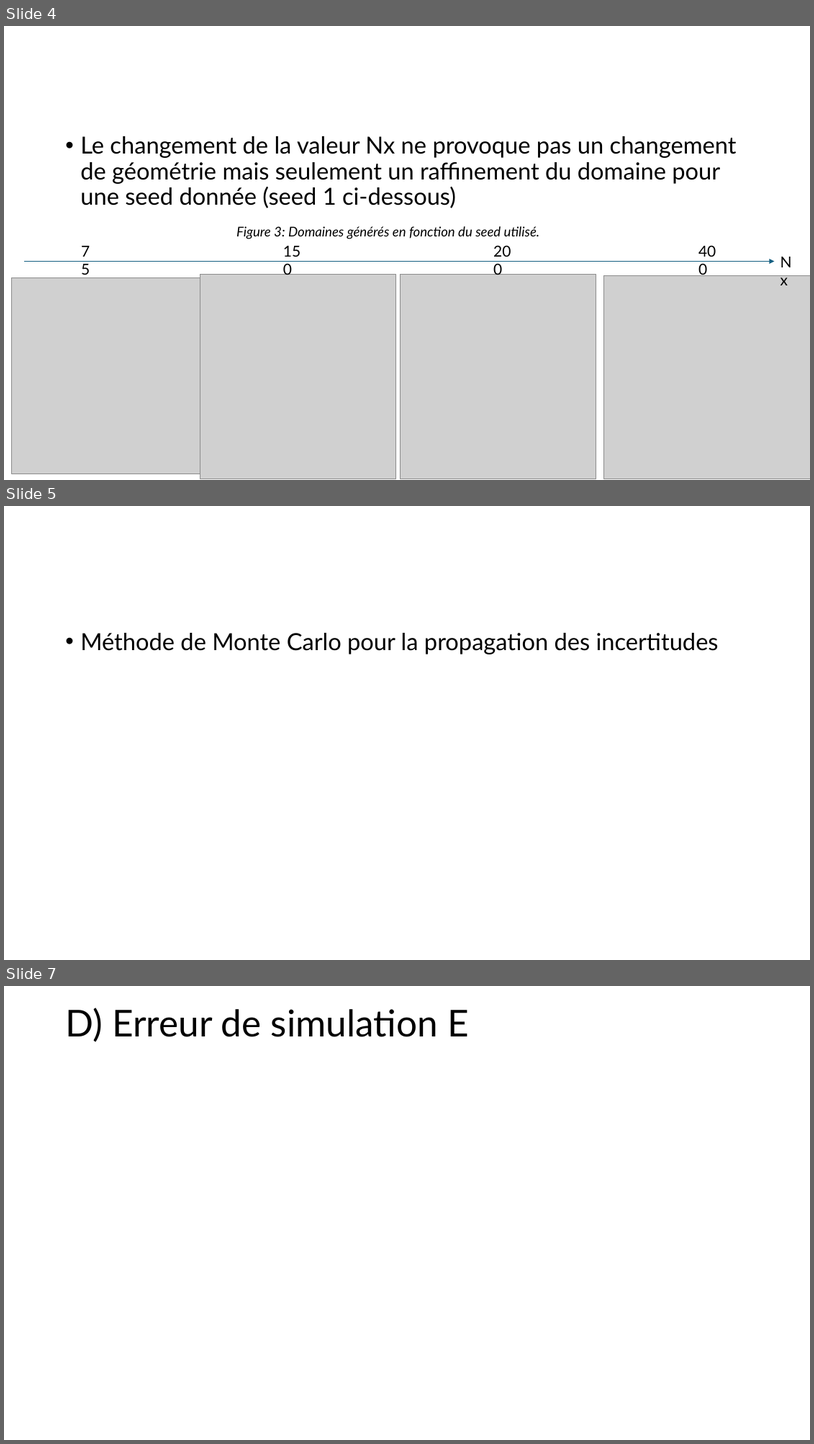
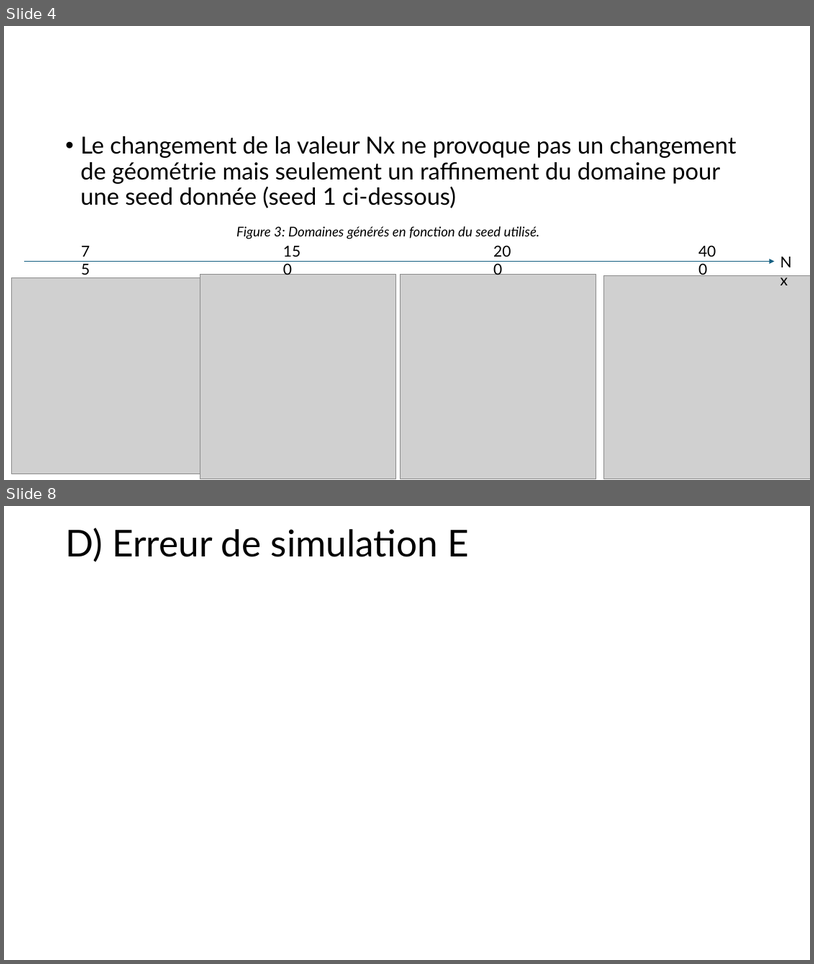
Before and after one commit to antoine-pt/MEC8211, a slide deck: MEC8211-Devoir3.pptx. Shown one above the other, each under a label of ours: slides 4, 5 and 7 before the commit, slides 4 and 8 after it; the slides between them are not shown. The pictures are 814x1444 and 814x964 pixels, drawn with LibreOffice and Linux fonts; fonts in the diff are those of the drawing; grey boxes stand for pictures. Boxes give left, top, right and bottom in pixels: in the first picture for what was removed or moved away, otherwise in the second. Text is boxed around its words. In the diff, an @@ line names an element or a change of style, - is before the commit and + after.

```diff
--- a/MEC8211-Devoir3.pptx
+++ b/MEC8211-Devoir3.pptx
@@ slide 5 removed at <box>4,506,810,960</box>, background #FFFFFF @@
@@ text removed at <box>80,633,719,654</box> @@
-• Méthode de Monte Carlo pour la propagation des incertitudes
@@ what was slide 7 is now slide 8 @@
```
Also in this commit, not shown: 2 slides added.
